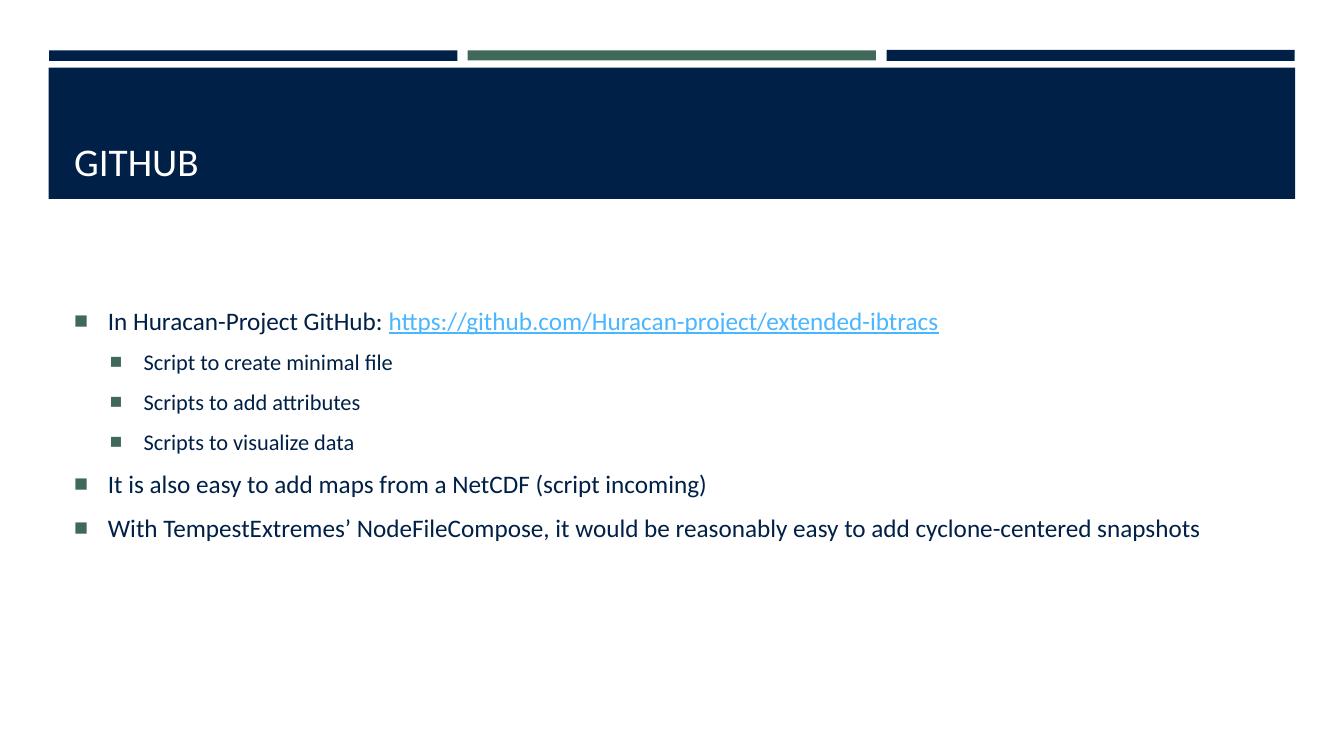
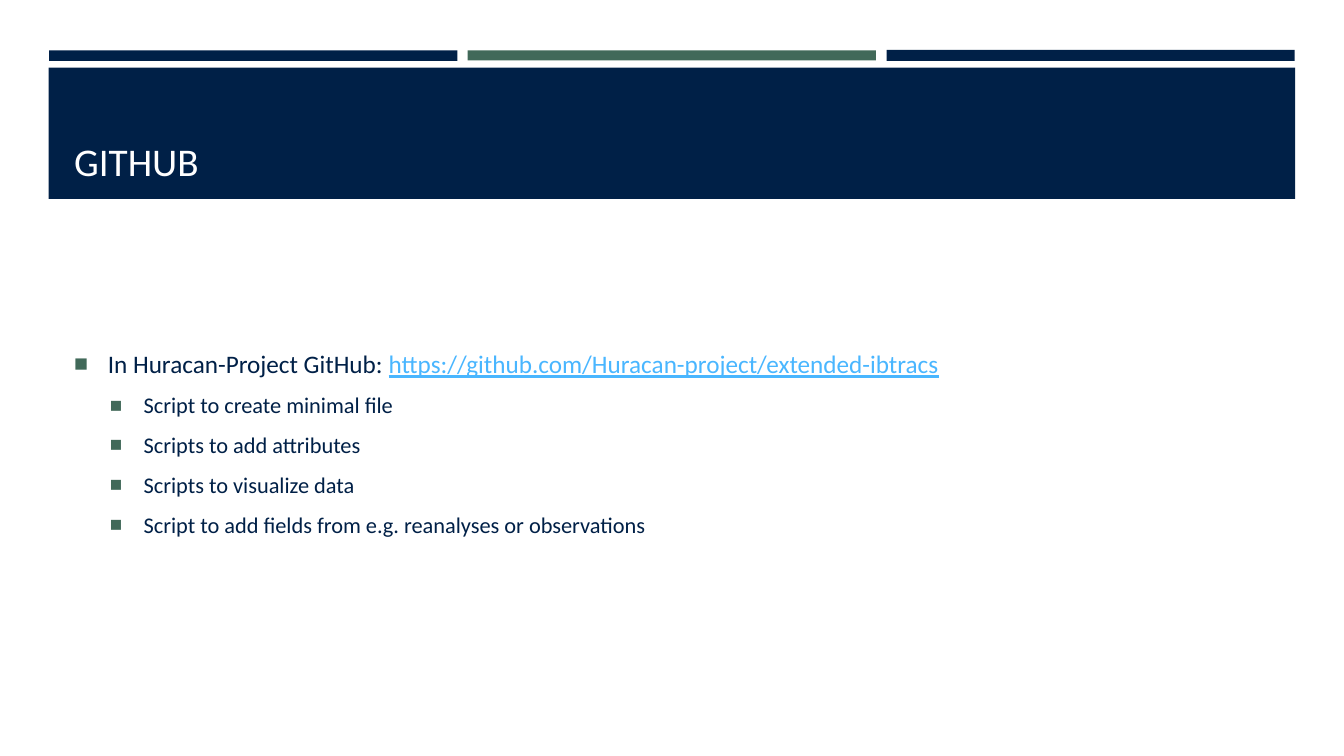
Before and after one commit to Huracan-project/extended-ibtracs, a slide deck: slide 13 of extended_ibtracs.pptx (slide 12 before the commit). Drawn at 1344x756 pixels with LibreOffice and Linux fonts; fonts in the diff are those of the drawing. Boxes give left, top, right and bottom in pixels: in the first picture for what was removed or moved away, otherwise in the second. Text is boxed around its words. In the diff, an @@ line names an element or a change of style, - is before the commit and + after.

```diff
--- a/extended_ibtracs.pptx
+++ b/extended_ibtracs.pptx
@@ text at [144,517,645,537]: text changed; size 18 to 16 pt @@
-■ It is also easy to add maps from a NetCDF (script incoming)
-■ With TempestExtremes’ NodeFileCompose, it would be reasonably easy to add cyclone-centered snapshots
+  ■ Script to add fields from e.g. reanalyses or observations
```
Also in this commit, not shown: 1 other slide changed, 4 slides added, 3 slides removed.
